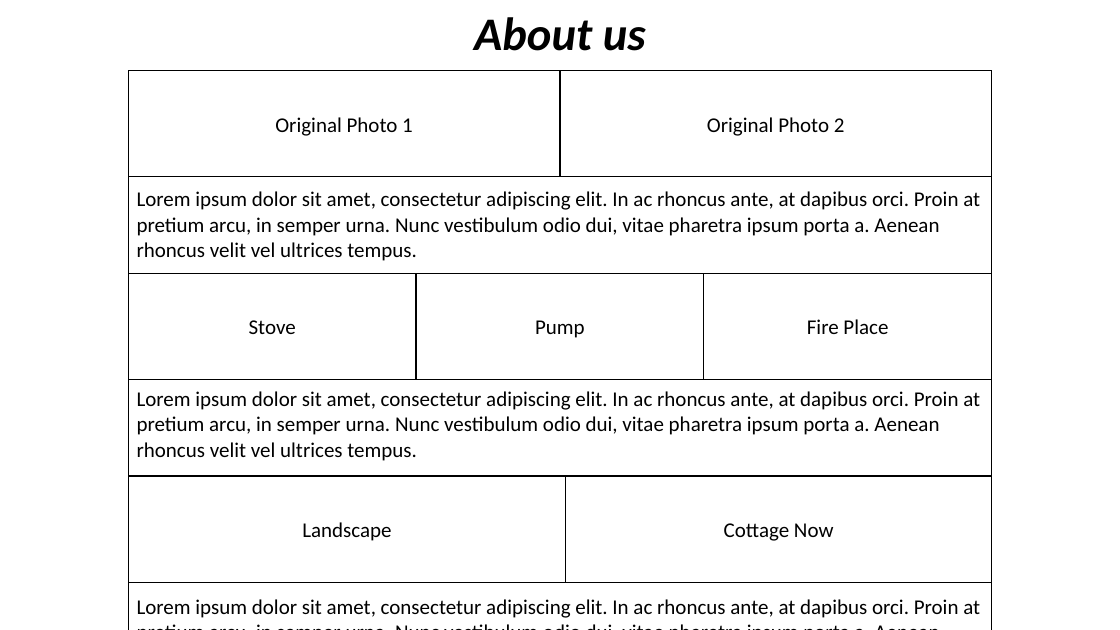
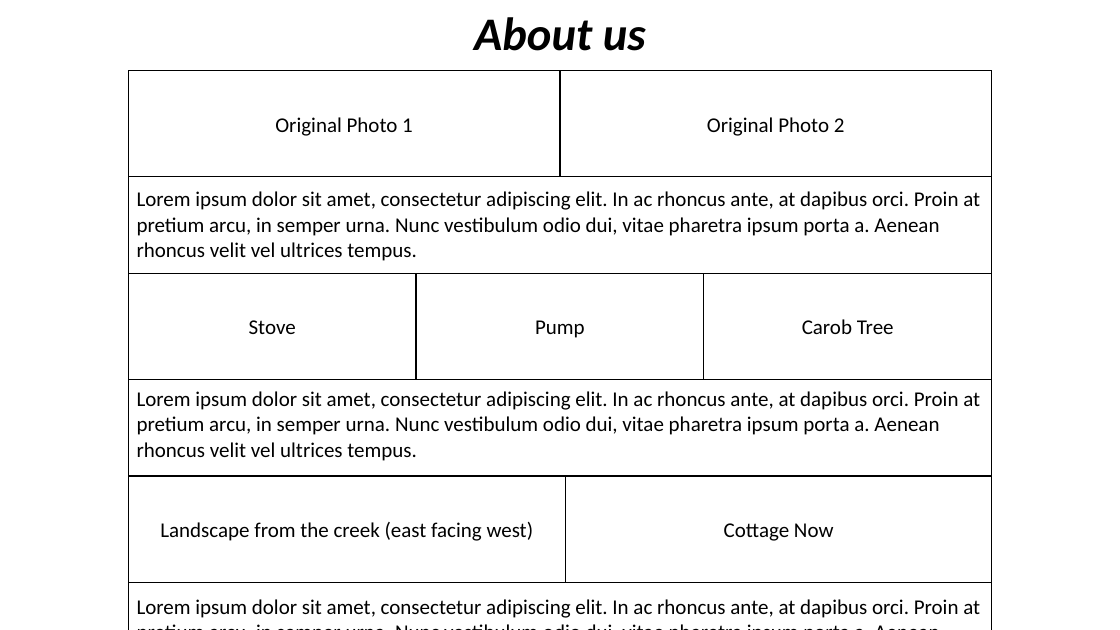
Before and after one commit to carlkassebaum/carob-cottage, a slide deck: slide 5 of documentation/flow_diagrams/Diagrams.pptx. Drawn at 1120x630 pixels with LibreOffice and Linux fonts; fonts in the diff are those of the drawing. Boxes give left, top, right and bottom in pixels: in the first picture for what was removed or moved away, otherwise in the second. Text is boxed around its words. In the diff, an @@ line names an element or a change of style, - is before the commit and + after.

```diff
--- a/documentation/flow_diagrams/Diagrams.pptx
+++ b/documentation/flow_diagrams/Diagrams.pptx
@@ text in rectangle at [802, 319, 894, 334]: text changed @@
-Fire Place
+Carob Tree
@@ text in rectangle at [160, 522, 534, 541]: text changed @@
-Landscape
+Landscape from the creek (east facing west)
```
Also in this commit, not shown: 6 slides added, 1 other file.
